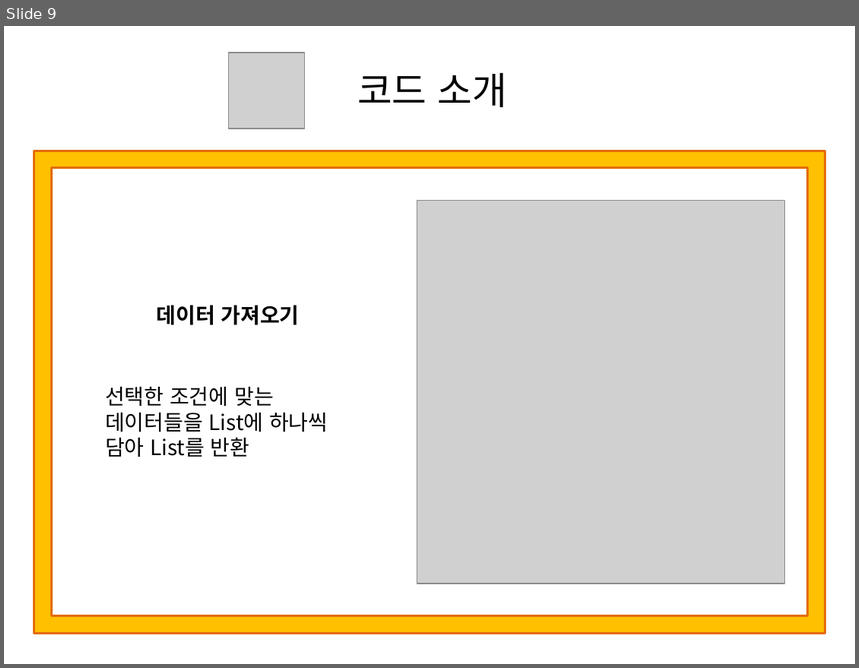
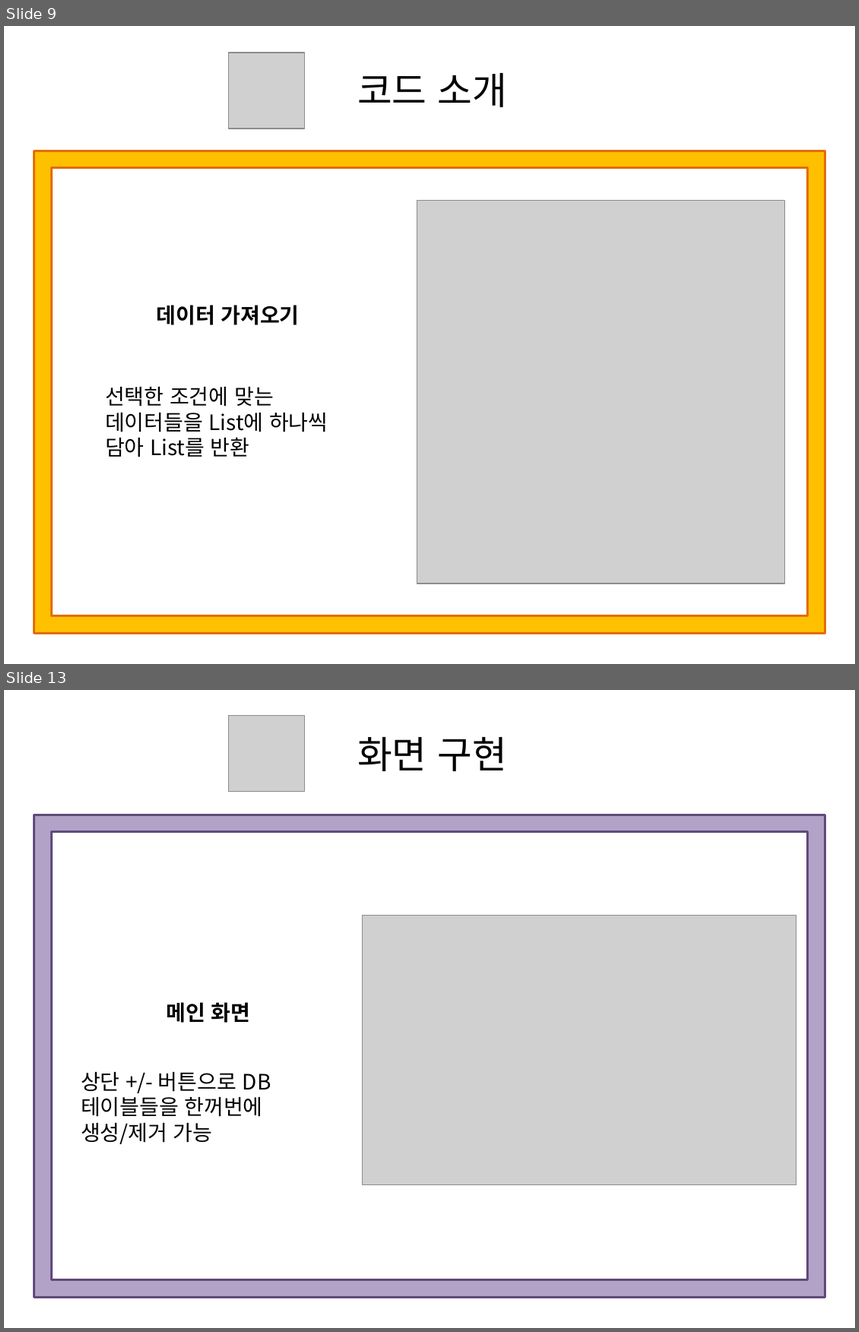
Before and after one commit to Yorgos7784/SW_Lesson, a slide deck: Portfolio/ppt/CarManagementProgram.pptx. Shown one above the other, each under a label of ours: slide 9 before the commit, slides 9 and 13 after it; the slides between them are not shown. The pictures are 859x668 and 859x1332 pixels, drawn with LibreOffice and Linux fonts; fonts in the diff are those of the drawing; grey boxes stand for pictures. Boxes give left, top, right and bottom in pixels: in the first picture for what was removed or moved away, otherwise in the second. Text is boxed around its words. In the diff, an @@ line names an element or a change of style, - is before the commit and + after.

```diff
--- a/Portfolio/ppt/CarManagementProgram.pptx
+++ b/Portfolio/ppt/CarManagementProgram.pptx
@@ slide 13 added at (x1=4, y1=690, x2=855, y2=1328), background #FFFFFF @@
@@ picture added at (x1=229, y1=716, x2=304, y2=791) @@
@@ text added at (x1=357, y1=737, x2=508, y2=771), 32 pt, text #000000 @@
+화면 구현
@@ frame added at (x1=34, y1=815, x2=825, y2=1298), fill #B3A2C7, outline #604A7B 2 pt @@
@@ picture added at (x1=363, y1=916, x2=797, y2=1186) @@
@@ text added at (x1=166, y1=1002, x2=251, y2=1023), 18 pt, text #000000, bold @@
+메인 화면
@@ text added at (x1=81, y1=1072, x2=272, y2=1144), 18 pt, text #000000 @@
+상단 +/- 버튼으로 DB 테이블들을 한꺼번에 생성/제거 가능
```
Also in this commit, not shown: 1 slide changed, 9 other slides added, 36 other files.
